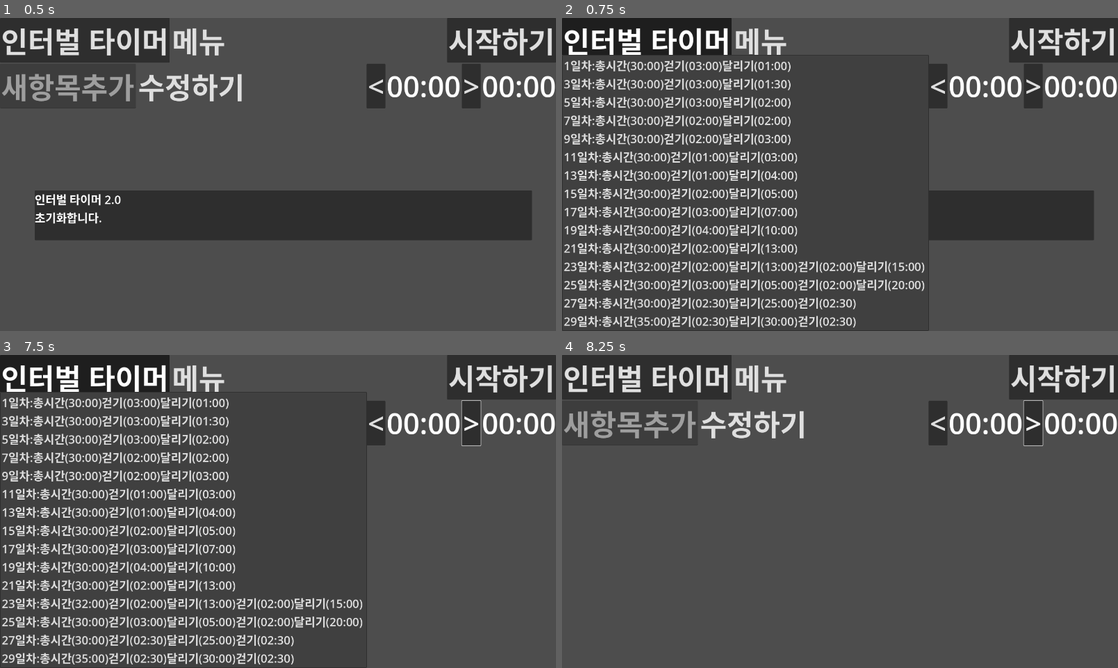
Above: before the commit, frames 1-4 (two rows, left to right).
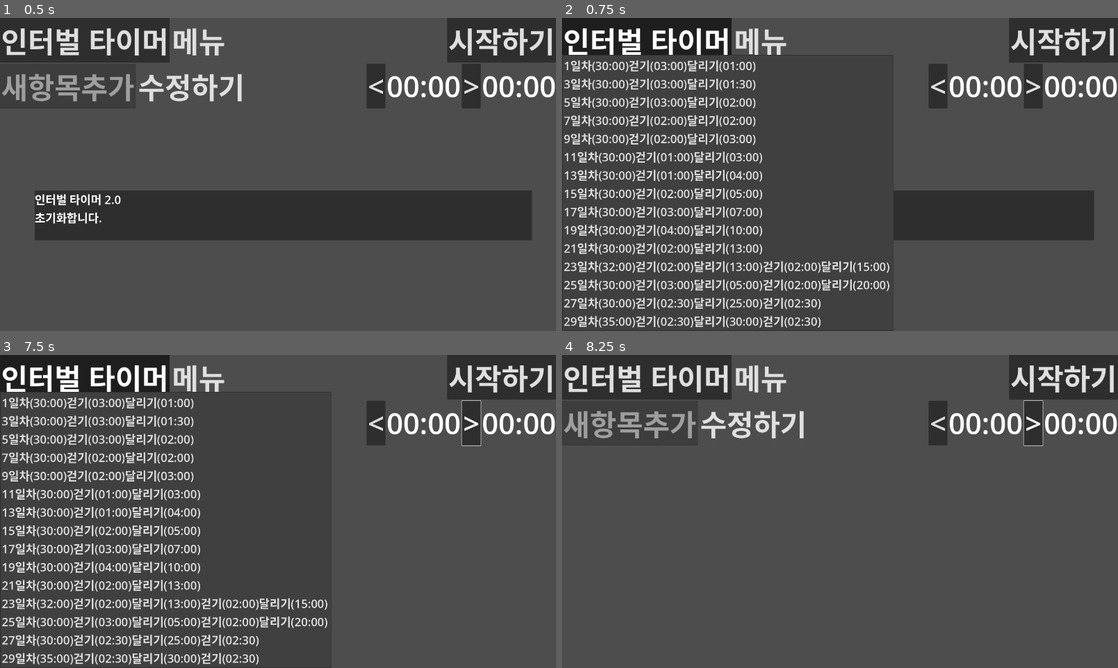
Above: after the commit, the same moments.

Repository: kasworld/maranic
Game: Godot game, scene res://main.tscn
Two runs of this game, one before a commit and one after it. Both use one fixed random seed, a clock stepped at 60 frames per second and the inputs below.
Inputs:
- Up to frame 1 (0.5 s): no input
- Up to frame 2 (0.75 s): click "인터벌 타이머" at 0.5 s
- Up to frame 3 (7.5 s): click "메뉴" at 1.25 s; click "시작하기" at 2 s; click "멈추기" at 2.75 s; click "시작하기" at 3.5 s; click "메뉴" at 4.25 s; click "수정하기" at 5 s; click "<" at 5.75 s; click ">" at 6.5 s; click "인터벌 타이머" at 7.25 s
- Up to frame 4 (8.25 s): click "수정하기" at 8 s

Frame 1 is identical in both runs. In frame 2, 12% of the frame differs, in the area x 5-66%, y 11-100%; in frame 3, 12%; in frame 4, nothing differs.
Error in both runs: Invalid access to property or key 'second' on a base object of type 'Nil'. (res://work_container.gd:26)

Commit message:
del title from work struct

Diff:
--- a/main.gd
+++ b/main.gd
@@ -67,12 +67,11 @@
 
 func select_work(work_index)->void:
 	var sel_wd = work_list.get_at(work_index)
-	text2speech("%s로 설정합니다." % sel_wd.title)
+	text2speech("%s로 설정합니다." % sel_wd.get_title())
 	clear_work_nodes()
 	make_work_nodes(sel_wd)
 	reset_time()
 	update_time_labels()
-	WorkListMenuButton.text = sel_wd.title
 
 func clear_work_nodes()->void:
 	# clear
@@ -84,7 +83,6 @@
 	work_nodes = [
 		$VBoxContainer/MainWorkContainer
 	]
-	$VBoxContainer/TitleContainer/WorkListMenuButton.text = "인터벌 타이머"
 
 func make_work_nodes(wk :WorkList.Work)->void:
 	for i in wk.sub_work_list.size()-1:
@@ -99,15 +97,16 @@
 func _on_start_button_toggled(button_pressed: bool) -> void:
 	if work_nodes.size() == 0 :
 		return
+	var sel_wd = work_list.get_at(current_work_index)
 	if button_pressed :
 		if work_nodes[0].remainSec<=0:
 			reset_time()
 		$VBoxContainer/TitleContainer/StartButton.text = "멈추기"
-		text2speech("%s를 시작합니다." % [ WorkListMenuButton.text ])
+		text2speech("%s를 시작합니다." % [ sel_wd.get_title() ])
 		$Timer.start()
 	else:
 		$VBoxContainer/TitleContainer/StartButton.text = "시작하기"
-		text2speech("%s를 멈춥니다." % [ WorkListMenuButton.text ])
+		text2speech("%s를 멈춥니다." % [ sel_wd.get_title() ])
 		$Timer.stop()
 	disable_buttons(button_pressed)
 
@@ -156,7 +155,7 @@
 	$TimedMessage.show_message(msg)
 
 func add_new_work()->void:
-	var wk = ["새워크", ["총시간",60*30], ["운동", 60*3], ["휴식", 60*1] ]
+	var wk = [ ["새워크", 60*30], ["운동", 60*3], ["휴식", 60*1] ]
 	var new_work = work_list.Work.new(wk)
 	if new_work.has_error():
 		$TimedMessage.show_message(new_work.errmsg)
@@ -177,19 +176,19 @@
 var file_name = OS.get_system_dir(OS.SYSTEM_DIR_DOCUMENTS) + "/gd4timer_workdata.json"
 var work_rawdata = [
 	# 이름,총시간초,work1 sec, work2 sec, etc
-	[ "1일차",  ["총시간",60*30], ["걷기", 60*3  ], ["달리기", 60*1  ] ],
-	[ "3일차",  ["총시간",60*30], ["걷기", 60*3  ], ["달리기", 60*1.5] ],
-	[ "5일차",  ["총시간",60*30], ["걷기", 60*3  ], ["달리기", 60*2  ] ],
-	[ "7일차",  ["총시간",60*30], ["걷기", 60*2  ], ["달리기", 60*2  ] ],
-	[ "9일차",  ["총시간",60*30], ["걷기", 60*2  ], ["달리기", 60*3  ] ],
-	[ "11일차", ["총시간",60*30], ["걷기", 60*1  ], ["달리기", 60*3  ] ],
-	[ "13일차", ["총시간",60*30], ["걷기", 60*1  ], ["달리기", 60*4  ] ],
-	[ "15일차", ["총시간",60*30], ["걷기", 60*2  ], ["달리기", 60*5  ] ],
-	[ "17일차", ["총시간",60*30], ["걷기", 60*3  ], ["달리기", 60*7  ] ],
-	[ "19일차", ["총시간",60*30], ["걷기", 60*4  ], ["달리기", 60*10 ] ],
-	[ "21일차", ["총시간",60*30], ["걷기", 60*2  ], ["달리기", 60*13 ] ],
-	[ "23일차", ["총시간",60*32], ["걷기", 60*2  ], ["달리기", 60*13 ], ["걷기", 60*2  ], ["달리기", 60*15 ] ],
-	[ "25일차", ["총시간",60*30], ["걷기", 60*3  ], ["달리기", 60*5  ], ["걷기", 60*2  ], ["달리기", 60*20 ] ],
-	[ "27일차", ["총시간",60*30], ["걷기", 60*2.5], ["달리기", 60*25 ], ["걷기", 60*2.5] ],
-	[ "29일차", ["총시간",60*35], ["걷기", 60*2.5], ["달리기", 60*30 ], ["걷기", 60*2.5] ],
+	[ ["1일차",  60*30], ["걷기", 60*3  ], ["달리기", 60*1  ] ],
+	[ ["3일차",  60*30], ["걷기", 60*3  ], ["달리기", 60*1.5] ],
+	[ ["5일차",  60*30], ["걷기", 60*3  ], ["달리기", 60*2  ] ],
+	[ ["7일차",  60*30], ["걷기", 60*2  ], ["달리기", 60*2  ] ],
+	[ ["9일차",  60*30], ["걷기", 60*2  ], ["달리기", 60*3  ] ],
+	[ ["11일차", 60*30], ["걷기", 60*1  ], ["달리기", 60*3  ] ],
+	[ ["13일차", 60*30], ["걷기", 60*1  ], ["달리기", 60*4  ] ],
+	[ ["15일차", 60*30], ["걷기", 60*2  ], ["달리기", 60*5  ] ],
+	[ ["17일차", 60*30], ["걷기", 60*3  ], ["달리기", 60*7  ] ],
+	[ ["19일차", 60*30], ["걷기", 60*4  ], ["달리기", 60*10 ] ],
+	[ ["21일차", 60*30], ["걷기", 60*2  ], ["달리기", 60*13 ] ],
+	[ ["23일차", 60*32], ["걷기", 60*2  ], ["달리기", 60*13 ], ["걷기", 60*2  ], ["달리기", 60*15 ] ],
+	[ ["25일차", 60*30], ["걷기", 60*3  ], ["달리기", 60*5  ], ["걷기", 60*2  ], ["달리기", 60*20 ] ],
+	[ ["27일차", 60*30], ["걷기", 60*2.5], ["달리기", 60*25 ], ["걷기", 60*2.5] ],
+	[ ["29일차", 60*35], ["걷기", 60*2.5], ["달리기", 60*30 ], ["걷기", 60*2.5] ],
 ]
--- a/work_list.gd
+++ b/work_list.gd
@@ -25,24 +25,23 @@
 	var errmsg :String
 	func has_error()->bool:
 		return not errmsg.is_empty()
-	var title :String
 	var sub_work_list :Array[SubWork]
 	func _init(rawdata)->void:
-		rawdata = rawdata.duplicate()
-		title = rawdata.pop_front()
 		for sw in rawdata:
 			var s = SubWork.new(sw)
 			if s.has_error():
 				errmsg = s.errmsg
 				return
 			sub_work_list.append( s )
+	func get_title()->String:
+		return sub_work_list[0].name
 	func to_data()->Array:
-		var swl = [title]
+		var swl = []
 		for d in sub_work_list:
 			swl.append(d.to_data())
 		return swl
 	func to_str()->String:
-		var rtn = "%s:" % [ title ]
+		var rtn = ""
 		for j in sub_work_list:
 			rtn += j.to_str()
 		return rtn
